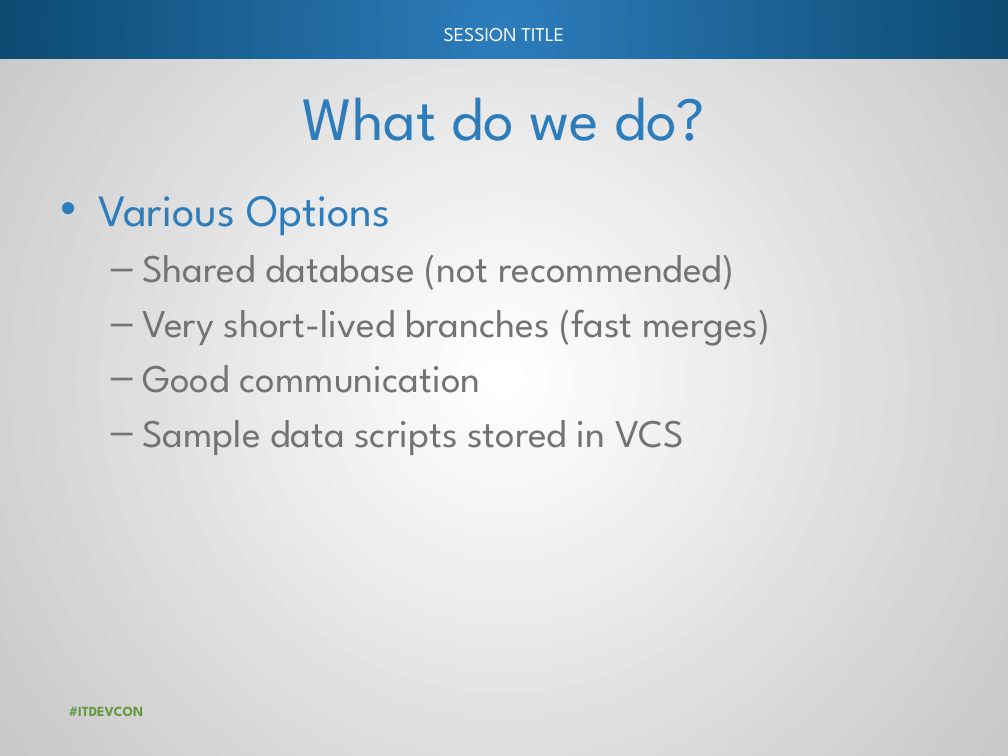
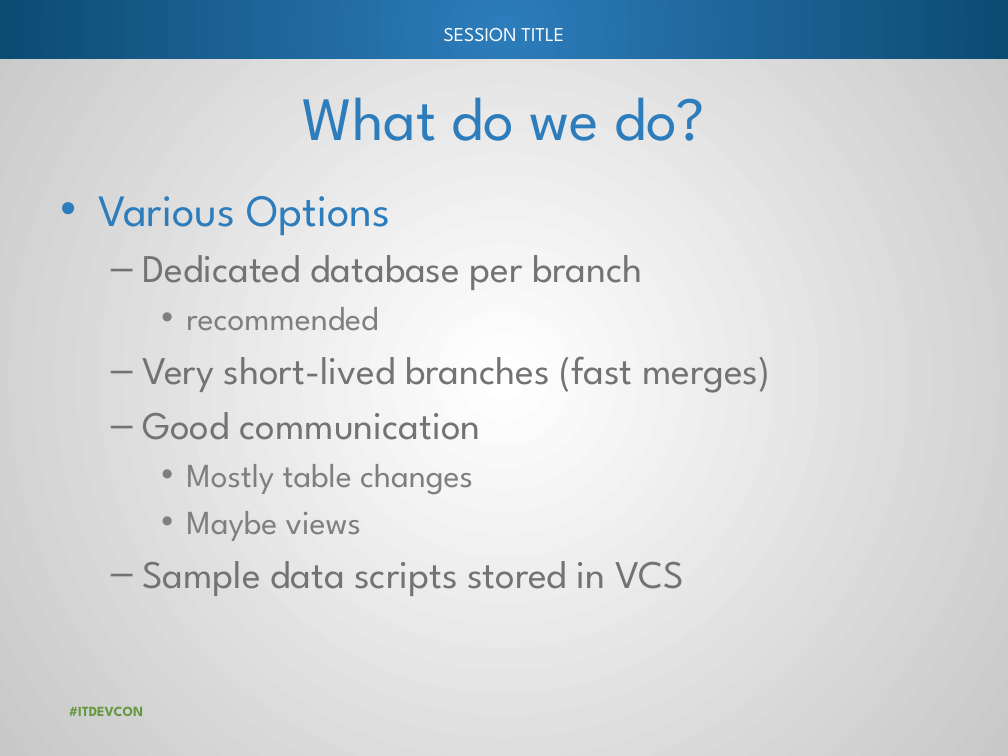
Before and after one commit to way0utwest/Branching-and-Merging-DB-Code, a slide deck: slide 16 of Presentation/BranchMergeDBCode.pptx. Drawn at 1008x756 pixels with LibreOffice and Linux fonts; fonts in the diff are those of the drawing; background and template pictures are left out. Boxes give left, top, right and bottom in pixels: in the first picture for what was removed or moved away, otherwise in the second. Text is boxed around its words. In the diff, an @@ line names an element or a change of style, - is before the commit and + after.

```diff
--- a/Presentation/BranchMergeDBCode.pptx
+++ b/Presentation/BranchMergeDBCode.pptx
@@ text at [142,255,642,331]: text changed @@
-  – Shared database (not recommended)
+  – Dedicated database per branch
+    • recommended
@@ text at [186,464,473,541]: paragraphs added @@
+    • Mostly table changes
+    • Maybe views
```
Also in this commit, not shown: 2 other slides changed, 1 other file.
